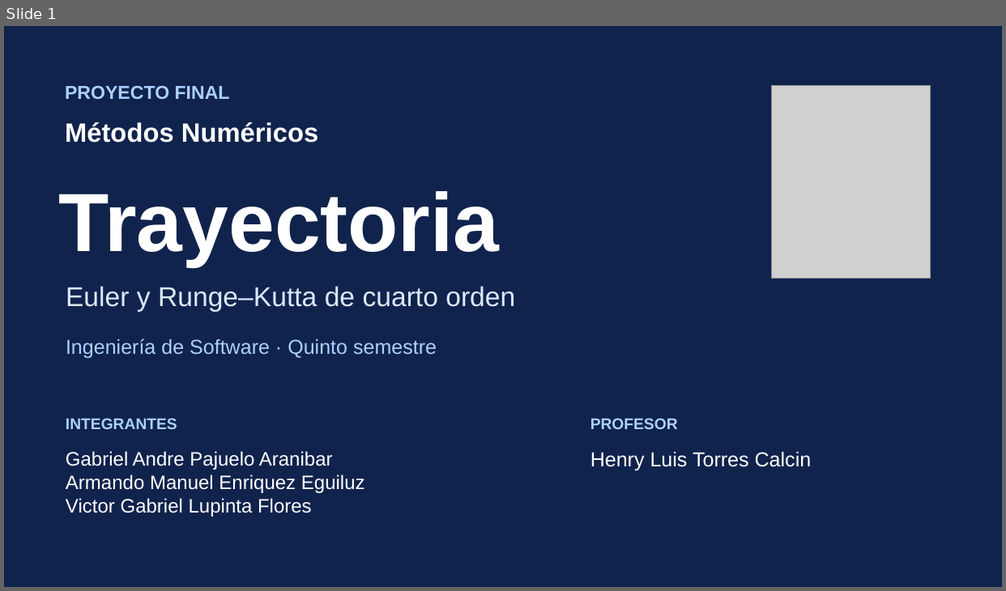
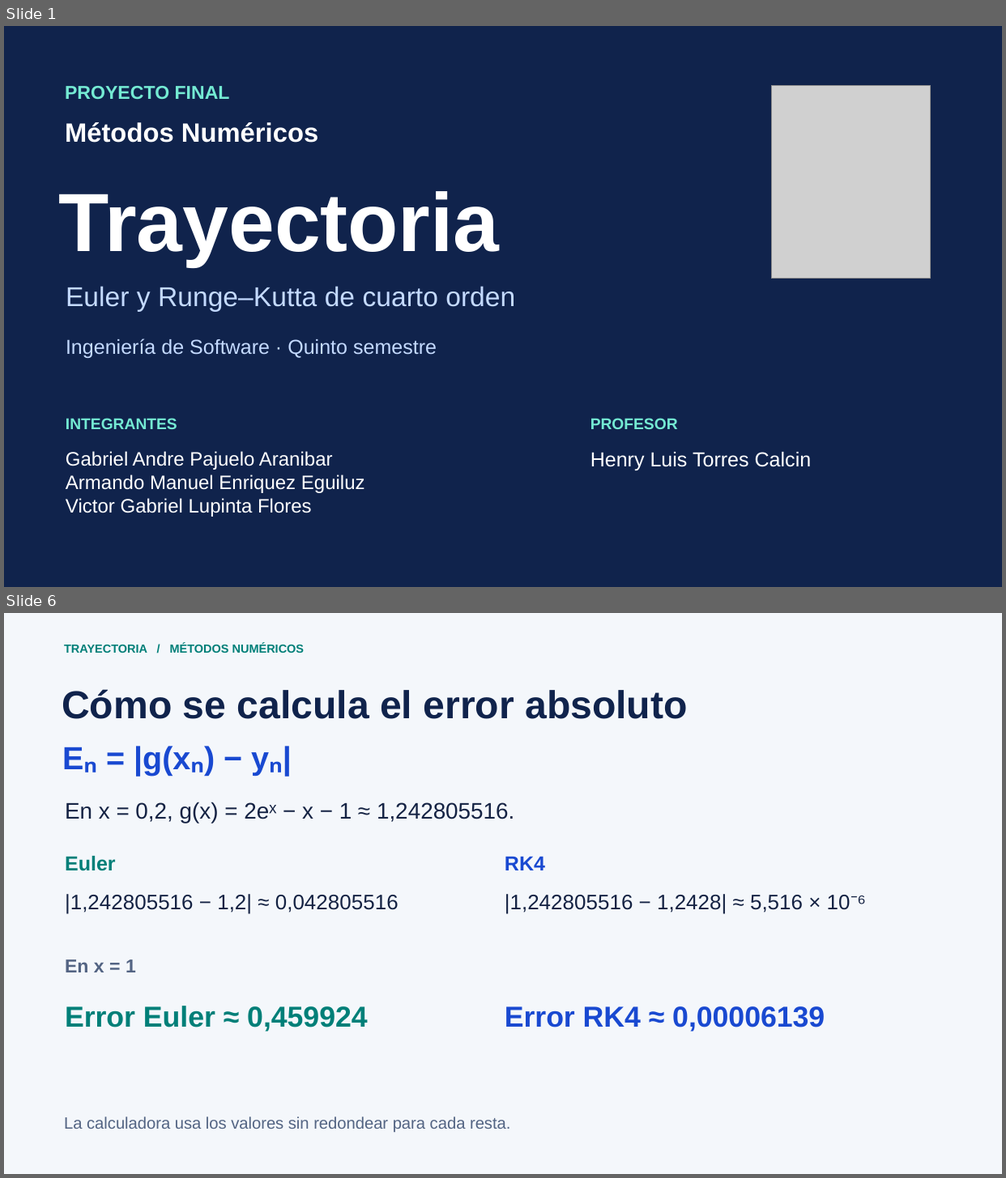
Before and after one commit to Quetzalq4321q/metodos-numericos, a slide deck: output/Trayectoria-Demostracion.pptx. Shown one above the other, each under a label of ours: slide 1 before the commit, slides 1 and 6 after it; the slides between them are not shown. The pictures are 1006x591 and 1006x1178 pixels, drawn with LibreOffice and Linux fonts; fonts in the diff are those of the drawing; grey boxes stand for pictures. Boxes give left, top, right and bottom in pixels: in the first picture for what was removed or moved away, otherwise in the second. Text is boxed around its words. In the diff, an @@ line names an element or a change of style, - is before the commit and + after.

Commit message:
Explica el error absoluto y rediseña la presentación

```diff
--- a/output/Trayectoria-Demostracion.pptx
+++ b/output/Trayectoria-Demostracion.pptx
@@ slide 6 added at (4, 613, 1002, 1174), background #F4F7FB @@
@@ text added at (64, 643, 305, 653), 11.2 pt, text #007F78, bold @@
+TRAYECTORIA / MÉTODOS NUMÉRICOS
@@ text added at (62, 689, 687, 719), 37.5 pt, text #10234C, bold @@
+Cómo se calcula el error absoluto
@@ text added at (134, 746, 190, 776), 30.8 pt, text #1949D1, bold @@
+Eₙ = |g(xₙ) − yₙ|
@@ text added at (65, 802, 514, 823), 21.8 pt, text #142243 @@
+En x = 0,2, g(x) = 2eˣ − x − 1 ≈ 1,242805516.
@@ text added at (65, 856, 116, 871), 19.5 pt, text #007F78, bold @@
+Euler
@@ text added at (505, 856, 545, 871), 19.5 pt, text #1949D1, bold @@
+RK4
@@ text added at (65, 894, 398, 914), 20.2 pt, text #142243 @@
+|1,242805516 − 1,2| ≈ 0,042805516
@@ text added at (505, 894, 866, 914), 20.2 pt, text #142243 @@
+|1,242805516 − 1,2428| ≈ 5,516 × 10⁻⁶
@@ text added at (65, 960, 136, 973), 18 pt, text #536483, bold @@
+En x = 1
@@ text added at (65, 1006, 368, 1032), 27.8 pt, text #007F78, bold @@
+Error Euler ≈ 0,459924
@@ text added at (505, 1007, 825, 1032), 27.8 pt, text #1949D1, bold @@
+Error RK4 ≈ 0,00006139
@@ text added at (64, 1117, 510, 1132), 15.8 pt, text #536483 @@
+La calculadora usa los valores sin redondear para cada resta.
@@ slide 1 changed as well @@
@@ text "Euler y Runge–Kutta de cuarto ..." at (66, 286, 515, 312): text colour #DCE8FF to #C4DAFF @@
@@ text "Ingeniería de Software · Quinto ..." at (66, 339, 437, 358): text colour #ACD0FF to #C4DAFF @@
@@ text colour #ACD0FF to #74EAD3 in 3 elements at (65, 86, 230, 99), (66, 418, 177, 429), (590, 418, 678, 429) @@
```
Also in this commit, not shown: 4 other slides changed, 2 other slides added, 3 slides removed, 11 other files.
